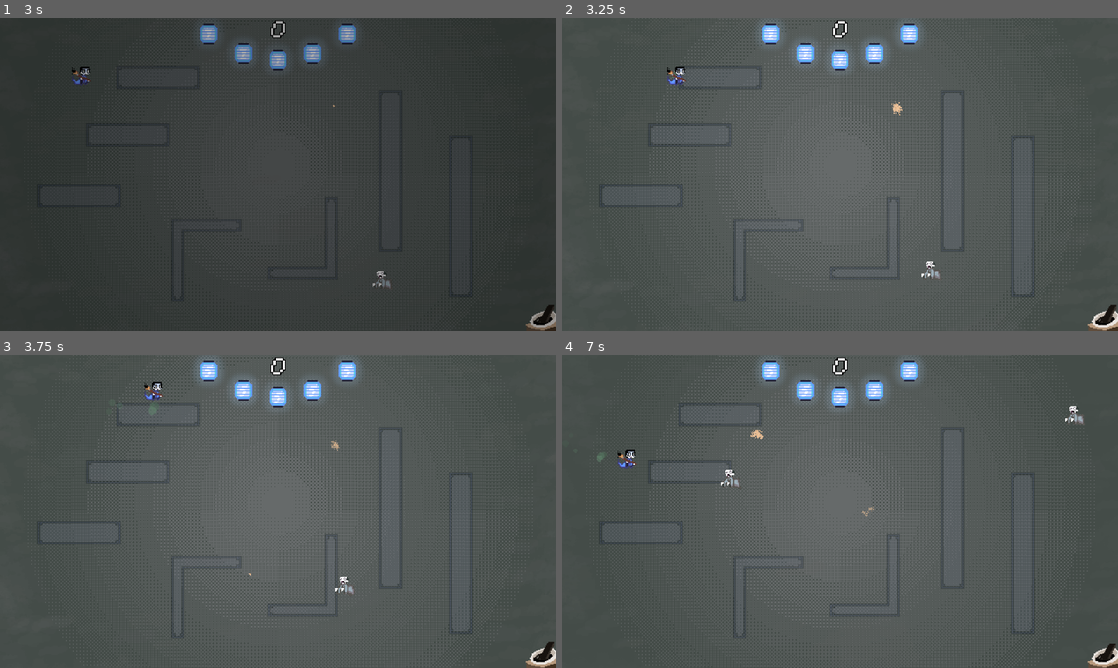
Above: before the commit, frames 1-4 (two rows, left to right).
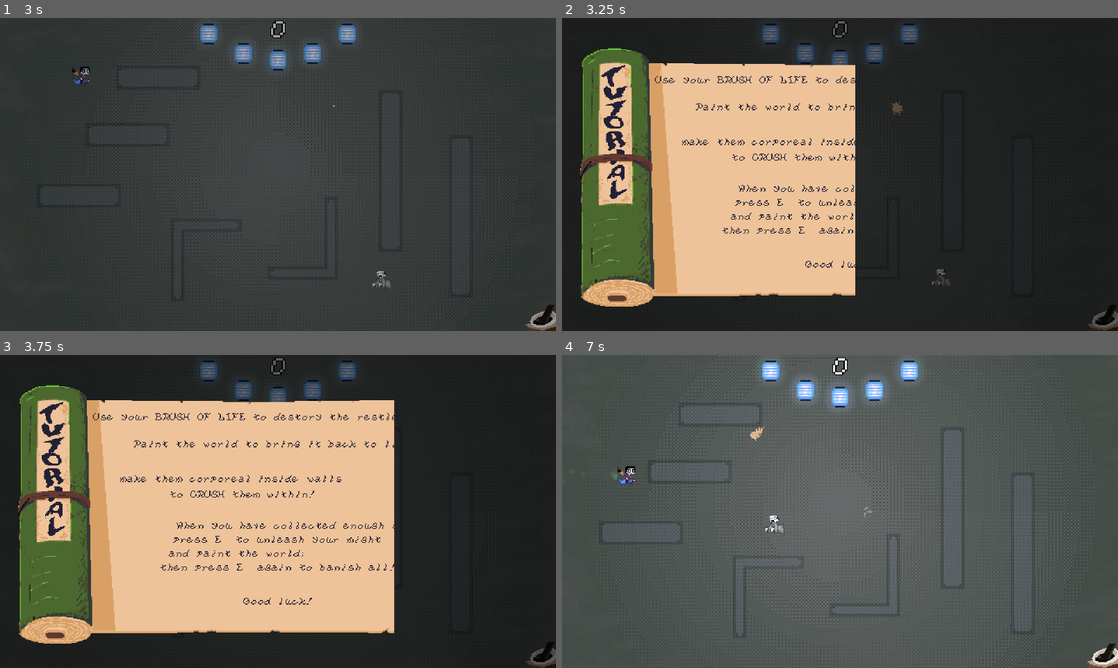
Above: after the commit, the same moments.

Repository: wintermute-cell/wmj25
Game: Godot game, scene res://scenes/main_menu.tscn
Same seed, same stepped clock (60 frames per second), same inputs: the game is played once before the commit and once after it. The engine's default icon, where the game draws it, is replaced by a stand-in: a white triangle on a blue panel in a dark square. Sound files missing from this copy of the repository are replaced by a short silence.
Inputs (mouse positions are in pixels of both pictures, inside the frame that each line leads up to):
- Up to frame 1 (3 s): click "Start Game" at 0.5 s; tap Enter at 1.25 s; move the mouse to (400, 158) at 1.27 s; hold D (right) 1.28-2.03 s; hold E 1.28-2.03 s; click (400, 158) at 1.42 s; tap Space at 2 s; move the mouse to (166, 190) at 2.02 s; hold S (down) 2.03-2.78 s; tap E at 2.1 s; click (166, 190) at 2.17 s; move the mouse to (333, 105) at 2.77 s; hold D (right) from 2.78 s (still down); hold E from 2.78 s (still down); click (333, 105) at 2.92 s
- Up to frame 2 (3.25 s): keep holding D (right); keep holding E
- Up to frame 3 (3.75 s): move the mouse to (250, 574) at 3.52 s; release D (right) at 3.53 s; release E at 3.53 s; hold W (up) from 3.53 s (still down); tap E at 3.6 s; click (250, 574) at 3.67 s
- Up to frame 4 (7 s): move the mouse to (1006, 558) at 4.27 s; release W (up) at 4.28 s; hold E 4.28-5.03 s; hold A (left) 4.28-5.78 s; click (1006, 558) at 4.42 s; move the mouse to (673, 464) at 5.02 s; tap E at 5.1, 6.6 s; click (673, 464) at 5.17 s; move the mouse to (867, 511) at 5.77 s; hold S (down) 5.78-6.53 s; hold E 5.78-6.53 s; click (867, 511) at 5.92 s; move the mouse to (756, 433) at 6.52 s; hold D (right) from 6.53 s (still down); click (756, 433) at 6.67 s

Frame 1 is identical in both runs. In frame 2, 99% of the frame differs, in the area x 0-100%, y 0-100%; in frame 3, 99%; in frame 4, 0.7%.

Commit message:
tut and combo fix

Diff:
--- /dev/null
+++ b/godot_project/scenes/tutorial.tscn
@@ -0,0 +1,48 @@
+[gd_scene load_steps=5 format=3 uid="uid://bosfvg2el4bpk"]
+
+[ext_resource type="Shader" uid="uid://b4hphormbj8bj" path="res://shaders/tutorial_reveal.gdshader" id="1_8ho6b"]
+[ext_resource type="Script" uid="uid://dkts0ccayurmg" path="res://scripts/ui/tutorial.gd" id="1_ph3nu"]
+[ext_resource type="Texture2D" uid="uid://cocwf4svsmbfl" path="res://sprites/tutorial.png" id="2_ph3nu"]
+
+[sub_resource type="ShaderMaterial" id="ShaderMaterial_4kmhl"]
+shader = ExtResource("1_8ho6b")
+shader_parameter/reveal_percent = 0.166000007885
+
+[node name="Tutorial" type="Control"]
+process_mode = 3
+z_index = 500
+layout_mode = 3
+anchors_preset = 15
+anchor_right = 1.0
+anchor_bottom = 1.0
+grow_horizontal = 2
+grow_vertical = 2
+script = ExtResource("1_ph3nu")
+initial_reveal_percent = 0.166
+unroll_duration = 0.5
+
+[node name="ColorRect" type="ColorRect" parent="."]
+layout_mode = 1
+anchors_preset = 15
+anchor_right = 1.0
+anchor_bottom = 1.0
+grow_horizontal = 2
+grow_vertical = 2
+color = Color(0, 0, 0, 0.6117647)
+
+[node name="CenterContainer" type="CenterContainer" parent="."]
+layout_mode = 1
+anchors_preset = 15
+anchor_right = 1.0
+anchor_bottom = 1.0
+offset_right = -1280.0
+offset_bottom = -720.0
+grow_horizontal = 2
+grow_vertical = 2
+scale = Vector2(3, 3)
+
+[node name="TutorialSprite" type="TextureRect" parent="CenterContainer"]
+material = SubResource("ShaderMaterial_4kmhl")
+layout_mode = 2
+texture = ExtResource("2_ph3nu")
+stretch_mode = 5
--- a/godot_project/scripts/enemy.gd
+++ b/godot_project/scripts/enemy.gd
@@ -236,17 +236,15 @@
 	# Register kill and get combo multiplier
 	var combo_data = GameManager.register_kill()
 	var multiplier = combo_data.multiplier
-	var kill_count = combo_data.kill_count
 
 	# Calculate final score with multiplier
 	var final_points = int(base_points * multiplier)
 
-	# spawn crush effect
+	# spawn crush effect (score only, no combo text)
 	var effect = CRUSH_PARTICLES.instantiate()
 	effect.global_position = global_position
 	effect.score_value = final_points
-	effect.multiplier = multiplier
-	effect.kill_count = kill_count
+	effect.multiplier = 1.0  # Don't show combo text on individual enemies
 	get_parent().add_child(effect)
 
 	GameManager.add_score(final_points)
--- a/godot_project/scripts/game.gd
+++ b/godot_project/scripts/game.gd
@@ -16,7 +16,8 @@
 
 func _ready():
 	GameManager.score_changed.connect(_on_score_changed)
-	# initialize display at start
+	GameManager.combo_achieved.connect(_on_combo_achieved)
+	# init display at start
 	_on_score_changed(GameManager.current_score)
 
 	if player:
@@ -33,13 +34,28 @@
 
 	setup_background_shader()
 
-	# Connect camera to shake system
+	# connect camera to shake system
 	if camera:
 		CameraShake.set_camera(camera)
 
+	# show tutorial on first game after fade in completes
+	if not GameManager.tutorial_shown:
+		await TransitionLayer.transition_finished
+		show_tutorial()
+
+
+func show_tutorial():
+	print("show_tutorial called")
+	var tutorial_scene = preload("res://scenes/tutorial.tscn")
+	var tutorial_instance = tutorial_scene.instantiate()
+	print("Tutorial instance created: ", tutorial_instance)
+	# add to canvas layer so it appears on top
+	$CanvasLayer.add_child(tutorial_instance)
+	print("Tutorial added to scene tree")
+
 
 func _exit_tree():
-	# Clean up camera reference when scene exits
+	# cleanup camera ref when scene exits
 	CameraShake.clear_camera()
 
 
@@ -71,3 +87,38 @@
 func _on_ink_changed(current_ink: float, max_ink: float):
 	if ink_bar and ink_bar.has_method("update_ink"):
 		ink_bar.update_ink(current_ink, max_ink)
+
+
+func _on_combo_achieved(multiplier: float, kill_count: int):
+	# create large combo popup at center of viewport
+	var combo_label = Label.new()
+	combo_label.text = "COMBO x%.1f" % multiplier
+	combo_label.z_index = 100
+
+	# pos at center of viewport
+	var viewport_size = get_viewport_rect().size
+	combo_label.position = Vector2(viewport_size.x / 2 - 100, viewport_size.y / 2 - 50)
+
+	# style the combo label (large and prominent)
+	combo_label.add_theme_font_size_override("font_size", 48)
+	combo_label.add_theme_color_override("font_color", Color(1.0, 0.8, 0.0))  # gold
+	combo_label.add_theme_color_override("font_outline_color", Color(0.0, 0.0, 0.0))
+	combo_label.add_theme_constant_override("outline_size", 8)
+
+	# add to canvas layer so it appears on top
+	$CanvasLayer.add_child(combo_label)
+
+	# animate the label
+	var tween = create_tween()
+	tween.set_parallel(true)
+
+	# scale pulse effect
+	combo_label.scale = Vector2(0.5, 0.5)
+	tween.tween_property(combo_label, "scale", Vector2(1.5, 1.5), 0.2)
+	tween.tween_property(combo_label, "scale", Vector2(1.0, 1.0), 0.3).set_delay(0.2)
+
+	# fade out
+	tween.tween_property(combo_label, "modulate:a", 0.0, 0.5).set_delay(0.8)
+
+	# cleanup
+	tween.finished.connect(func(): combo_label.queue_free())
--- a/godot_project/scripts/management/game_manager.gd
+++ b/godot_project/scripts/management/game_manager.gd
@@ -10,14 +10,23 @@
 var current_score: int = 0
 signal score_changed(new_score: int)
 
+# tutorial state (resets on page reload)
+var tutorial_shown: bool = false
+
 # Combo system
 var kill_timestamps: Array[float] = []
-var combo_window: float = 2.0 ## Time window in seconds for combo kills
+var combo_window: float = 0.6  ## Time window in seconds for combo kills
 var combo_tiers: Array[Dictionary] = [
 	{"min_kills": 7, "multiplier": 3.0},
 	{"min_kills": 5, "multiplier": 2.0},
 	{"min_kills": 3, "multiplier": 1.5}
 ]
+var current_combo_tier: int = -1  ## Current combo tier
+var last_kill_time: float = -999.0  ## Time of last kill
+var burst_window: float = 0.15  ## Kills within this window are part of same burst
+var highest_tier_in_burst: int = -1  ## Highest tier reached during current burst
+var burst_timer: float = 0.0  ## Time since last kill in burst
+var burst_active: bool = false  ## Whether we're currently in a kill burst
 signal combo_achieved(multiplier: float, kill_count: int)
 
 
@@ -60,9 +69,31 @@
 			current_state = GameState.PLAYING
 
 
+func _process(delta: float):
+	# Check if burst has ended and show combo popup for highest tier
+	if burst_active:
+		burst_timer += delta
+		# If enough time has passed since last kill, burst has ended
+		if burst_timer >= burst_window:
+			if highest_tier_in_burst != -1:
+				# Show combo popup for the highest tier reached in the burst
+				var tier_data = combo_tiers[highest_tier_in_burst]
+				var multiplier = tier_data.multiplier
+				var min_kills = tier_data.min_kills
+				combo_achieved.emit(multiplier, min_kills)
+			# Reset burst
+			burst_active = false
+			highest_tier_in_burst = -1
+
+
 func start_game():
 	current_score = 0
 	kill_timestamps.clear()
+	current_combo_tier = -1
+	last_kill_time = -999.0
+	highest_tier_in_burst = -1
+	burst_timer = 0.0
+	burst_active = false
 	reset_music_pitch()
 	audio_start_game.play()
 	start_ingame_music()
@@ -88,6 +119,11 @@
 func restart_game():
 	current_score = 0
 	kill_timestamps.clear()
+	current_combo_tier = -1
+	last_kill_time = -999.0
+	highest_tier_in_burst = -1
+	burst_timer = 0.0
+	burst_active = false
 	reset_music_pitch()
 	stop_ingame_music()
 	stop_ambient_sounds()
@@ -135,7 +171,7 @@
 
 
 ## Register a kill and return the combo multiplier
-## Returns a dictionary with: {"multiplier": float, "kill_count": int}
+## Returns a dictionary with: {"multiplier": float, "kill_count": int, "show_combo": bool}
 func register_kill() -> Dictionary:
 	var current_time = Time.get_ticks_msec() / 1000.0
 
@@ -144,23 +180,63 @@
 
 	# Remove timestamps outside the combo window
 	var cutoff_time = current_time - combo_window
+	var old_size = kill_timestamps.size()
 	kill_timestamps = kill_timestamps.filter(func(t): return t >= cutoff_time)
+
+	# Reset combo tier if timestamps were cleaned up (combo expired)
+	if kill_timestamps.size() < old_size:
+		current_combo_tier = -1
+		highest_tier_in_burst = -1
+		burst_active = false
 
 	# Count kills in window
 	var kill_count = kill_timestamps.size()
 
-	# Determine multiplier based on kill count
+	# Determine multiplier and tier index based on kill count
 	var multiplier = 1.0
-	for tier in combo_tiers:
-		if kill_count >= tier.min_kills:
-			multiplier = tier.multiplier
+	var new_tier = -1
+	for tier_index in range(combo_tiers.size()):
+		if kill_count >= combo_tiers[tier_index].min_kills:
+			multiplier = combo_tiers[tier_index].multiplier
+			new_tier = tier_index
 			break
 
-	# Emit combo signal if we have a multiplier
-	if multiplier > 1.0:
-		combo_achieved.emit(multiplier, kill_count)
-
-	return {"multiplier": multiplier, "kill_count": kill_count}
+	# Check if this kill is part of a burst (happened soon after last kill)
+	var time_since_last_kill = current_time - last_kill_time
+	var is_burst = time_since_last_kill < burst_window
+
+	last_kill_time = current_time
+
+	# Update current tier
+	if new_tier != -1:
+		current_combo_tier = new_tier
+	else:
+		current_combo_tier = -1
+
+	# Track burst and highest tier in burst
+	var show_combo = false
+	if new_tier != -1:
+		if is_burst:
+			# Part of existing burst - track highest tier
+			burst_active = true
+			burst_timer = 0.0
+			if new_tier < highest_tier_in_burst or highest_tier_in_burst == -1:
+				highest_tier_in_burst = new_tier
+		else:
+			# New burst starting - show popup for highest tier from previous burst if any
+			if burst_active and highest_tier_in_burst != -1:
+				# Previous burst ended, but don't show popup here (will be shown in _process)
+				pass
+			# Start new burst
+			burst_active = true
+			burst_timer = 0.0
+			highest_tier_in_burst = new_tier
+	else:
+		# No combo, reset burst
+		burst_active = false
+		highest_tier_in_burst = -1
+
+	return {"multiplier": multiplier, "kill_count": kill_count, "show_combo": show_combo}
 
 
 #########################################################################
--- a/godot_project/scripts/player.gd
+++ b/godot_project/scripts/player.gd
@@ -64,7 +64,7 @@
 	# set player z_index so it renders on top of dust particles
 	z_index = 1
 
-	# initialize position tracking for dust particles
+	# init pos tracking for dust particles
 	last_position = global_position
 
 
@@ -91,7 +91,7 @@
 
 	move_and_slide()
 
-	# check if player would is out of bounds, and clamp position
+	# check if player is out of bounds and clamp pos
 	var viewport_rect = get_viewport_rect()
 	var player_size_half = get_node("Sprite2D").texture.get_size() / 2
 	position.x = clamp(
@@ -112,7 +112,7 @@
 
 	last_position = global_position
 
-	# ult timer (use unscaled delta since Engine.time_scale affects delta)
+	# ult timer (use unscaled delta since Engine time_scale affects delta)
 	if is_ult_active:
 		ult_time_remaining -= delta / Engine.time_scale
 		if ult_time_remaining <= 0:
@@ -142,17 +142,17 @@
 		is_ult_active = false
 
 	print("Player died!")
-	# TODO: impl death behavior (particle, game over, etc..)
+	# TODO: impl death behavior (particle, game over, etc)
 	queue_free()
 
 
 func spawn_dust_particle():
 	var dust = DUST_TRAIL.instantiate()
 	dust.global_position = global_position
-	dust.z_index = 0 # render at default layer (player is at z_index 1)
-	# add to parent so it stays in the world and doesn't follow player
+	dust.z_index = 0  # render at default layer (player is at z_index 1)
+	# add to parent so it stays in world and doesn't follow player
 	get_parent().add_child(dust)
-	# trigger one-shot particle emission
+	# trigger one shot particle emission
 	var particles = dust.get_node("Particles")
 	if particles:
 		particles.emitting = true
--- a/godot_project/scripts/ui/lantern_health_bar.gd
+++ b/godot_project/scripts/ui/lantern_health_bar.gd
@@ -52,8 +52,8 @@
 
 	# create each lantern
 	for i in range(lantern_count):
-		# position calculation with hanging arc
-		var t = float(i) / float(lantern_count - 1) if lantern_count > 1 else 0.5  # normalized position 0-1
+		# pos calc with hanging arc
+		var t = float(i) / float(lantern_count - 1) if lantern_count > 1 else 0.5  # normalized pos 0-1
 		var x_pos = start_x + i * lantern_spacing
 
 		# parabolic: highest at edges (0 and 1), lowest in middle (0.5)
@@ -64,7 +64,7 @@
 			var glow = Sprite2D.new()
 			glow.texture = glow_texture
 			glow.position = Vector2(x_pos, y_offset)
-			# Start invisible, will be set by update_health
+			# start invisible, will be set by update_health
 			glow.modulate = Color(1.0, 1.0, 1.0, 0.0)
 			glow.scale = Vector2(glow_scale, glow_scale)
 			glow.z_index = 10  # in front of everything
--- /dev/null
+++ b/godot_project/scripts/ui/tutorial.gd
@@ -0,0 +1,101 @@
+extends Control
+
+@export_range(0.0, 1.0) var initial_reveal_percent: float = 0.2  # how much visible at start
+@export var unroll_duration: float = 0.8  # how long to unroll
+
+@onready var tutorial_sprite: TextureRect = $CenterContainer/TutorialSprite
+@onready var shader_material: ShaderMaterial = tutorial_sprite.material
+
+var is_unrolling: bool = false
+var can_dismiss: bool = false  # prevent immediate dismissal from menu click
+
+
+func _ready():
+	print("Tutorial ready, shader_material: ", shader_material != null)
+
+	# start with only initial percent visible
+	if shader_material:
+		shader_material.set_shader_parameter("reveal_percent", initial_reveal_percent)
+	else:
+		print("WARNING: No shader material on tutorial sprite!")
+
+	# pause the game
+	get_tree().paused = true
+
+	# start unroll animation
+	unroll_scroll()
+
+	# allow dismissal after brief delay to avoid menu click
+	await get_tree().create_timer(0.3, true, false, true).timeout
+	can_dismiss = true
+
+
+func _input(event):
+	if not can_dismiss:
+		return
+
+	# dismiss on any key press or mouse button
+	if event is InputEventKey and event.pressed:
+		dismiss()
+	elif event is InputEventMouseButton and event.pressed:
+		dismiss()
+
+
+func unroll_scroll():
+	is_unrolling = true
+
+	if not shader_material:
+		# fallback if no shader
+		print("No shader material, dismissing tutorial")
+		dismiss()
+		return
+
+	# animate from initial percent to 100%
+	var tween = create_tween()
+	tween.set_pause_mode(Tween.TWEEN_PAUSE_PROCESS)  # continue during pause
+	tween.tween_method(
+		set_reveal_percent,
+		initial_reveal_percent,
+		1.0,
+		unroll_duration
+	)
+	tween.finished.connect(func(): is_unrolling = false)
+
+
+func set_reveal_percent(percent: float):
+	if shader_material:
+		shader_material.set_shader_parameter("reveal_percent", percent)
+
+
+func dismiss():
+	print("Tutorial dismissed")
+	# mark tutorial as shown
+	GameManager.tutorial_shown = true
+
+	# roll back up to initial percent
+	await roll_back()
+
+	# unpause game
+	get_tree().paused = false
+
+	# remove self
+	queue_free()
+
+
+func roll_back():
+	if not shader_material:
+		return
+
+	# get current reveal percent
+	var current_percent = shader_material.get_shader_parameter("reveal_percent")
+
+	# animate back to initial percent
+	var tween = create_tween()
+	tween.set_pause_mode(Tween.TWEEN_PAUSE_PROCESS)  # continue during pause
+	tween.tween_method(
+		set_reveal_percent,
+		current_percent,
+		initial_reveal_percent,
+		unroll_duration
+	)
+	await tween.finished
--- /dev/null
+++ b/godot_project/shaders/tutorial_reveal.gdshader
@@ -0,0 +1,15 @@
+shader_type canvas_item;
+
+uniform float reveal_percent : hint_range(0.0, 1.0) = 0.166;
+
+void fragment() {
+	// get texture color
+	vec4 tex_color = texture(TEXTURE, UV);
+
+	// clip based on reveal percent from left to right
+	if (UV.x > reveal_percent) {
+		tex_color.a = 0.0;  // make transparent
+	}
+
+	COLOR = tex_color;
+}
Not shown, added: godot_project/scripts/ui/tutorial.gd.uid
Not shown, added: godot_project/shaders/tutorial_reveal.gdshader.uid
Binary file added: godot_project/sprites/tutorial.aseprite
Binary file added: godot_project/sprites/tutorial.png
Not shown, added: godot_project/sprites/tutorial.png.import
Not shown, changed: notes.md
